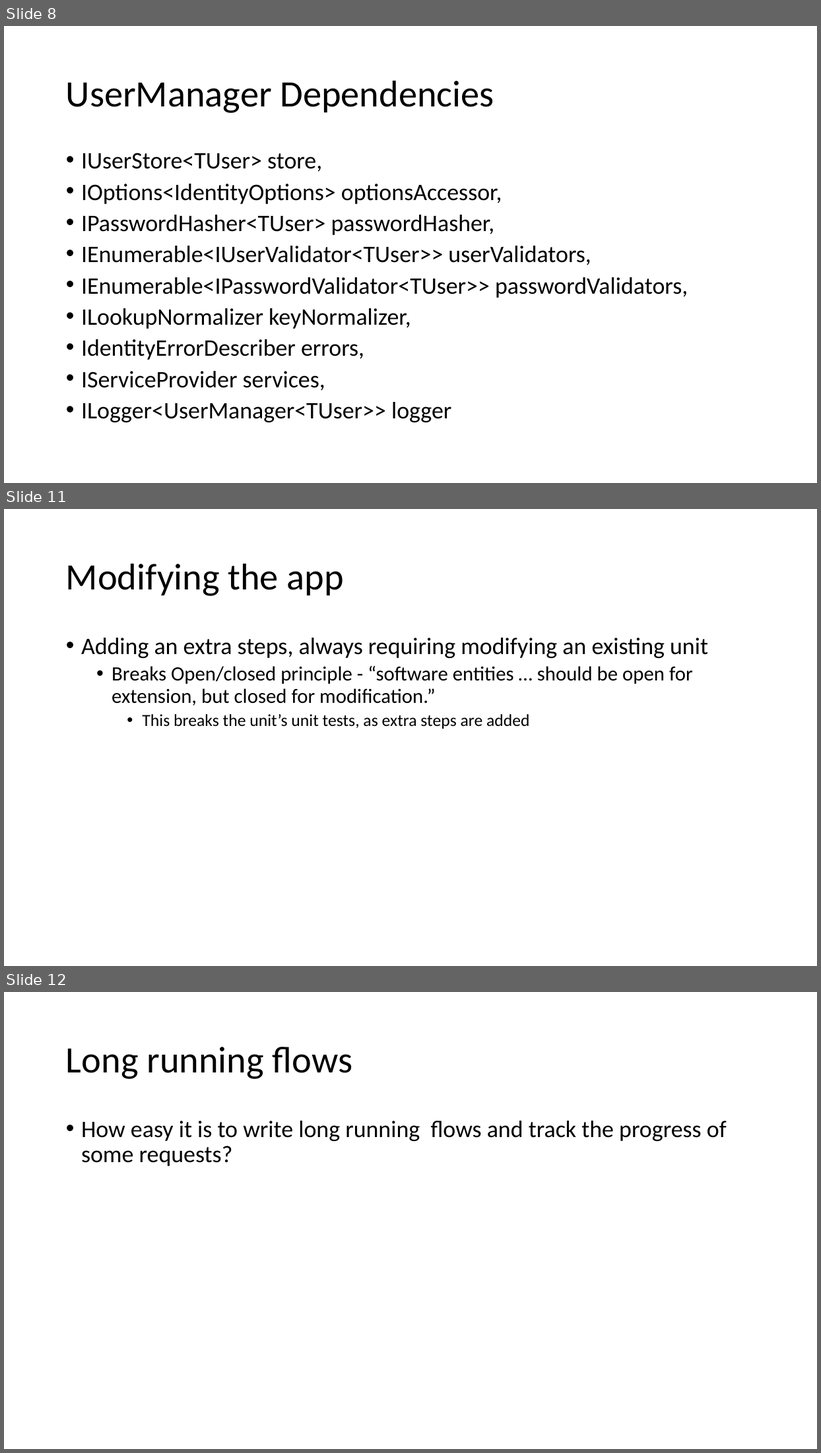
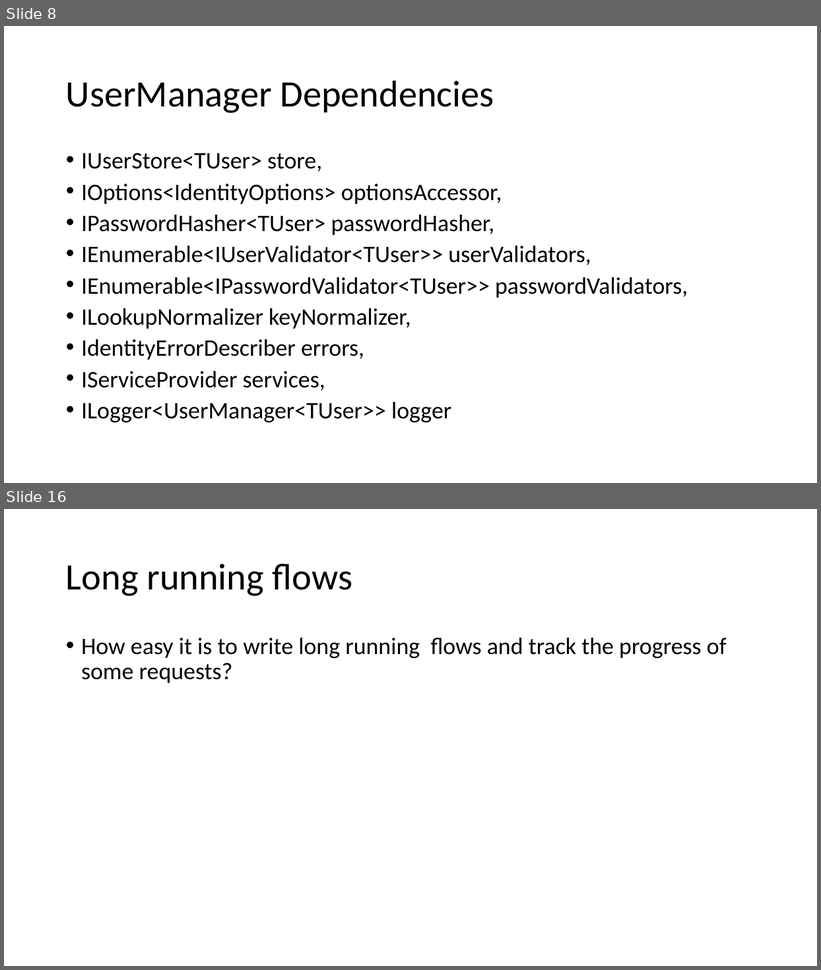
Before and after one commit to MihaiTheCoder/EventMadness, a slide deck: Reactive programming.pptx. Shown one above the other, each under a label of ours: slides 8, 11 and 12 before the commit, slides 8 and 16 after it; the slides between them are not shown. The pictures are 821x1453 and 821x970 pixels, drawn with LibreOffice and Linux fonts; fonts in the diff are those of the drawing. Boxes give left, top, right and bottom in pixels: in the first picture for what was removed or moved away, otherwise in the second. Text is boxed around its words. In the diff, an @@ line names an element or a change of style, - is before the commit and + after.

```diff
--- a/Reactive programming.pptx
+++ b/Reactive programming.pptx
@@ slide 11 removed at bbox=[4, 509, 817, 966], background #FFFFFF @@
@@ title removed at bbox=[66, 563, 344, 596] @@
-Modifying the app
@@ text removed at bbox=[81, 638, 708, 729] @@
-• Adding an extra steps, always requiring modifying an existing unit
-  • Breaks Open/closed principle - “software entities … should be open for extension, but closed for modification.”
-    • This breaks the unit’s unit tests, as extra steps are added
@@ what was slide 12 is now slide 16 @@
```
Also in this commit, not shown: 14 slides changed, 9 slides added, 1 other slide removed.
